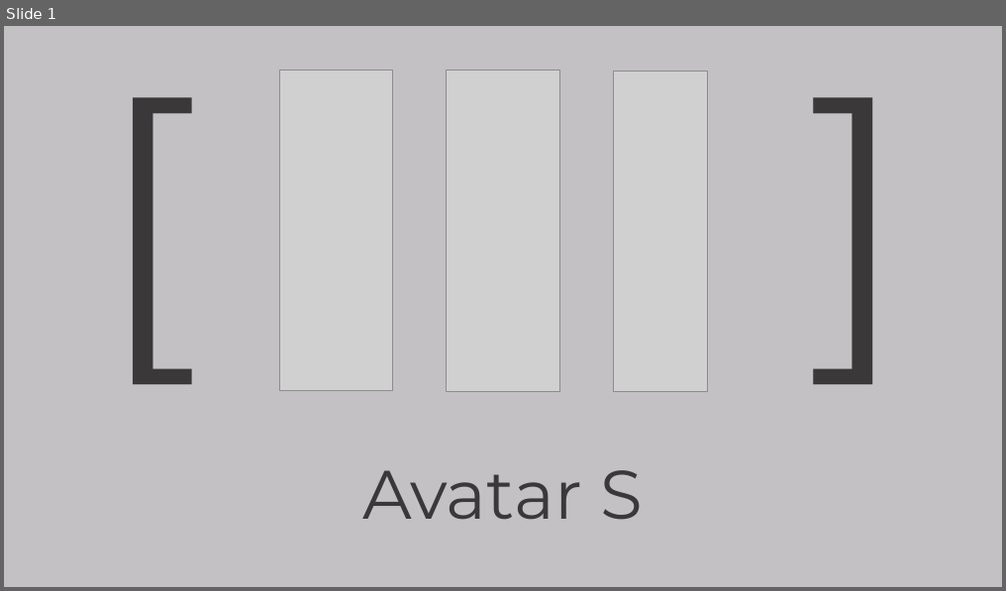
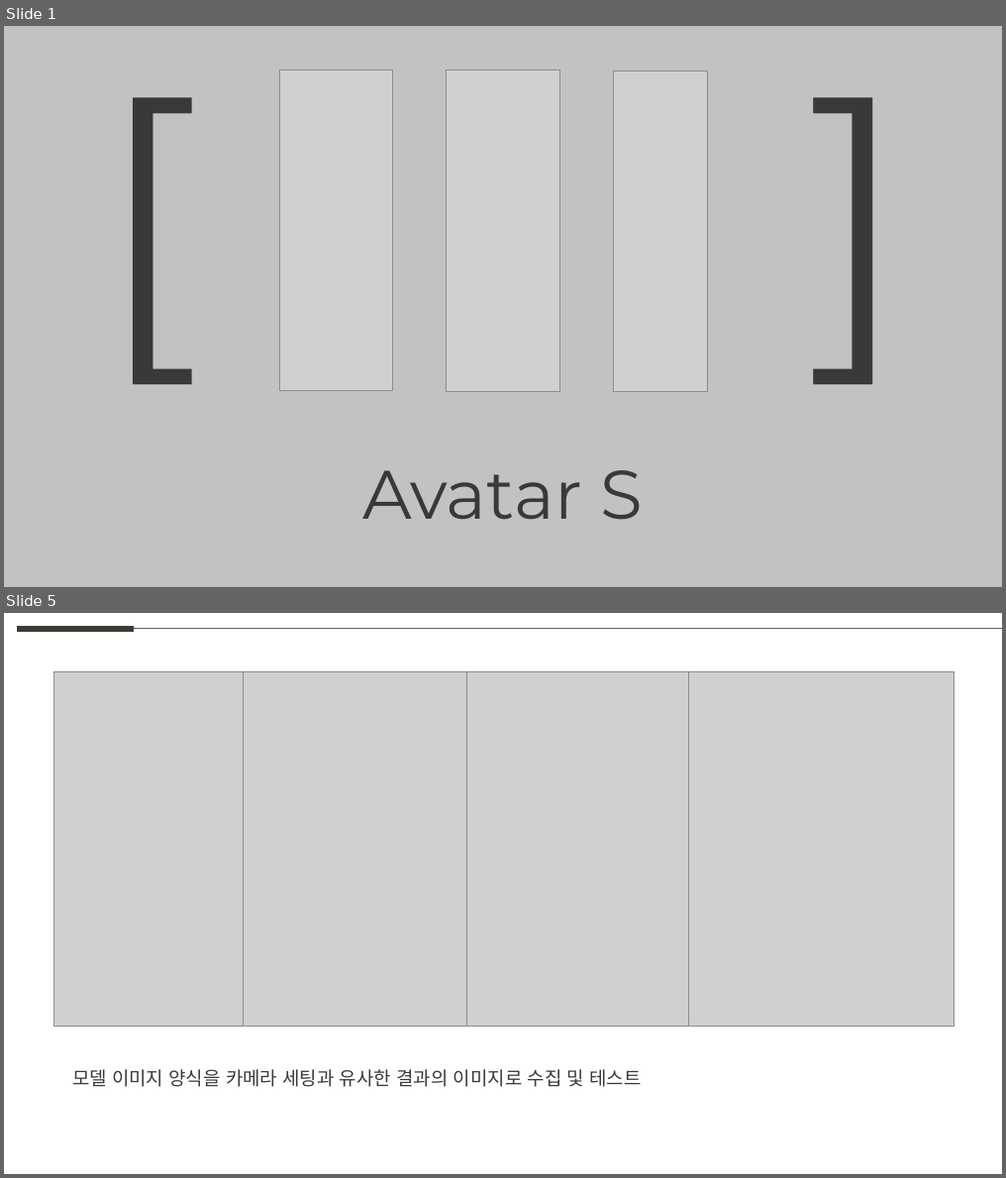
Before and after one commit to weaknessHero/Project_AvatarS, a slide deck: 발표자료/업데이트/LJHPPT.pptx. Shown one above the other, each under a label of ours: slide 1 before the commit, slides 1 and 5 after it; the slides between them are not shown. The pictures are 1006x591 and 1006x1178 pixels, drawn with LibreOffice and Linux fonts; fonts in the diff are those of the drawing; grey boxes stand for pictures. Boxes give left, top, right and bottom in pixels: in the first picture for what was removed or moved away, otherwise in the second. Text is boxed around its words. In the diff, an @@ line names an element or a change of style, - is before the commit and + after.

```diff
--- a/발표자료/업데이트/LJHPPT.pptx
+++ b/발표자료/업데이트/LJHPPT.pptx
@@ slide 5 added at bbox=[4, 613, 1002, 1174], background #FFFFFF @@
@@ line added from (17, 629) to (135, 629), #3D3A35 6 pt @@
@@ line added from (135, 629) to (1002, 629), #5F5F5D 0.5 pt @@
@@ picture added at bbox=[244, 671, 497, 1026] @@
@@ picture added at bbox=[54, 672, 297, 1026] @@
@@ picture added at bbox=[466, 672, 750, 1026] @@
@@ picture added at bbox=[689, 672, 954, 1026] @@
@@ text added at bbox=[72, 1069, 641, 1087], 18 pt, text #3A3838 @@
+모델 이미지 양식을 카메라 세팅과 유사한 결과의 이미지로 수집 및 테스트
```
Also in this commit, not shown: 1 slide changed, 3 other slides added.
